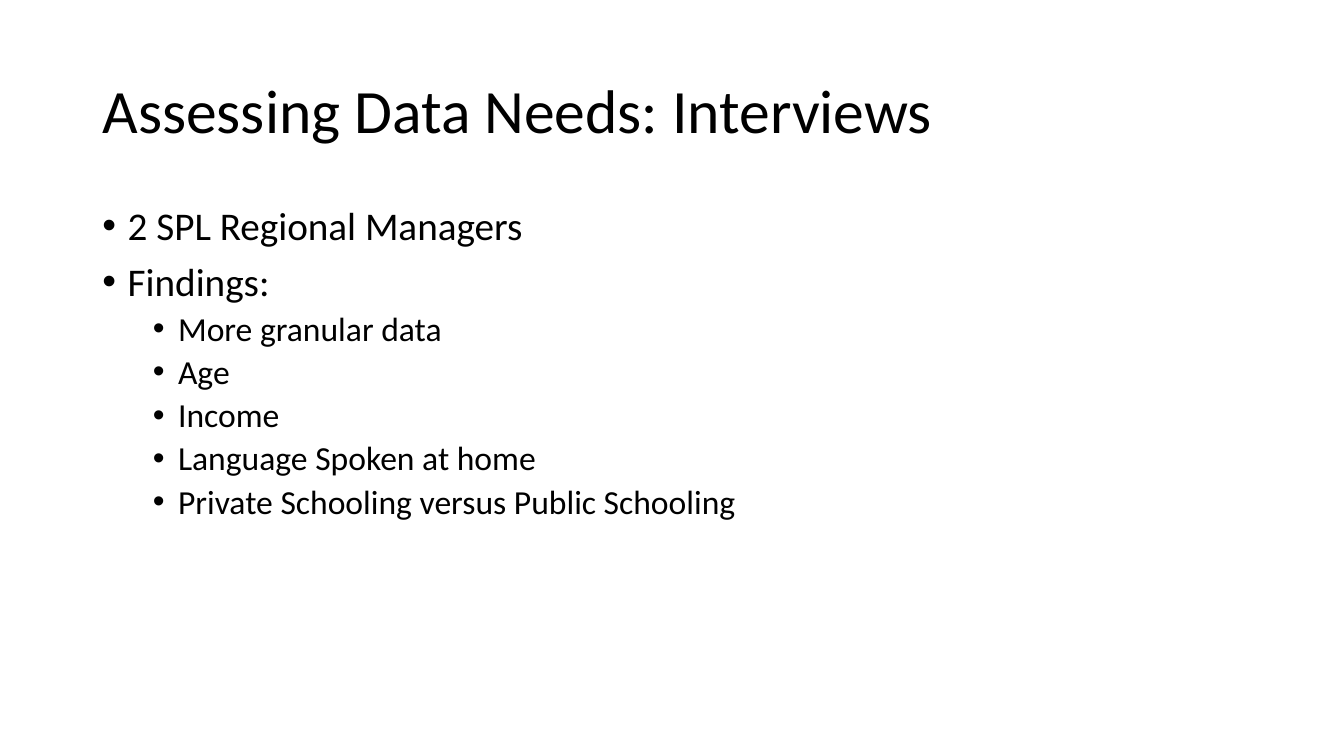
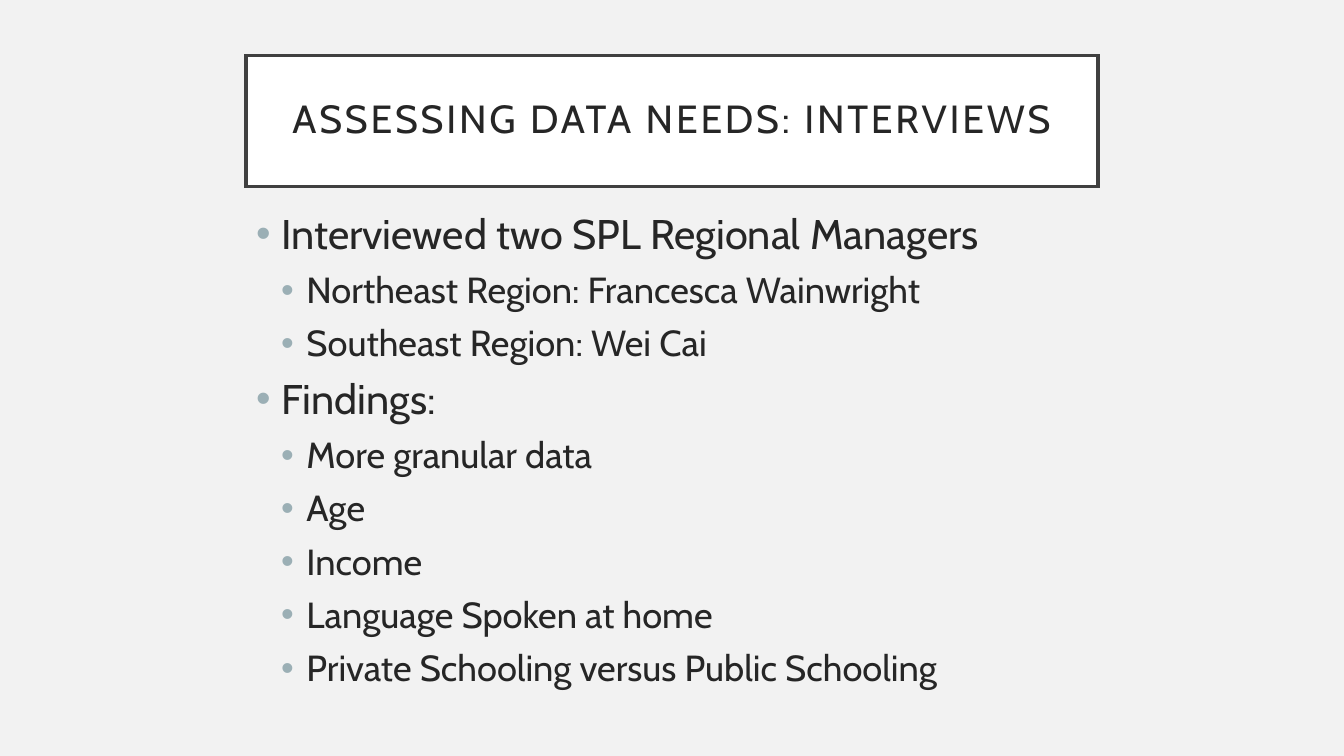
Before and after one commit to OpenDataLiteracy/SPL-KO, a slide deck: slide 5 of ODL_showcasepres.pptx. Drawn at 1344x756 pixels with LibreOffice and Linux fonts; fonts in the diff are those of the drawing. Boxes give left, top, right and bottom in pixels: in the first picture for what was removed or moved away, otherwise in the second. Text is boxed around its words. In the diff, an @@ line names an element or a change of style, - is before the commit and + after.

```diff
--- a/ODL_showcasepres.pptx
+++ b/ODL_showcasepres.pptx
@@ background #FFFFFF to #F2F2F2 @@
@@ title "ASSESSING DATA NEEDS: INTERVIEWS": place and size @@
-title "ASSESSING DATA NEEDS: INTERVIEWS" at [102,90,932,144]
+title "ASSESSING DATA NEEDS: INTERVIEWS" at [246,55,1098,187]
@@ title "ASSESSING DATA NEEDS: INTERVIEWS" at [246,55,1098,187]: fill none to #FFFFFF; outline none to #404040 2.5 pt @@
@@ title at [292,105,1050,134]: text changed; size 44 to 28 pt; font Calibri to Cabin; text colour #000000 to #262626 @@
-Assessing Data Needs: Interviews
+ASSESSING DATA NEEDS: INTERVIEWS
@@ text "Interviewed two SPL Regional Managers": place and size @@
-text "Interviewed two SPL Regional Managers" at [128,212,735,520]
+text "Interviewed two SPL Regional Managers" at [281,218,979,689]
@@ text at [281,218,979,365]: text changed; size 28 to 25.9 pt; font Calibri to Cabin; text colour #000000 to #262626 @@
-• 2 SPL Regional Managers
+• Interviewed two SPL Regional Managers
+  • Northeast Region: Francesca Wainwright
+  • Southeast Region: Wei Cai
@@ text at [281,383,937,689]: size 28 to 29.6 pt in "Findings:"; font Calibri to Cabin, text colour #000000 to #262626 in "Findings:", "More granular data", "Age", "Income" and 2 more places; size 24 to 25.9 pt in "More granular data", "Age", "Income", "Language Spoken at home" and 1 more places; indent changed; more space between paragraphs @@
```
Also in this commit, not shown: 10 other slides changed, 4 slides added, 4 slides removed.
